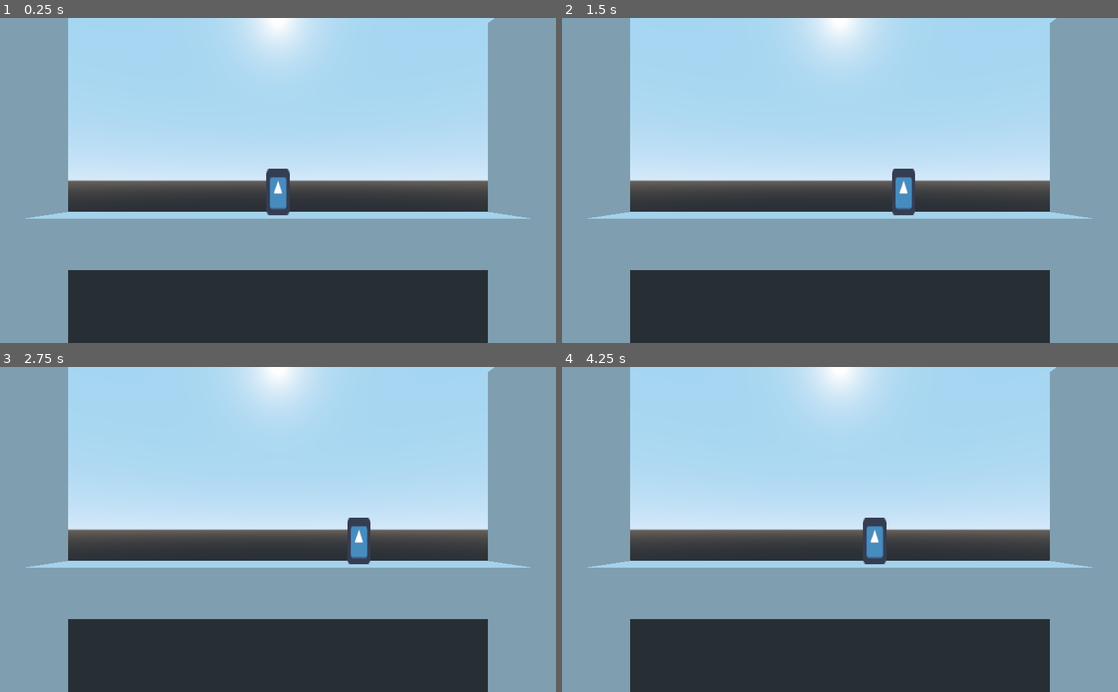
Above: before the commit, frames 1-4 (two rows, left to right).
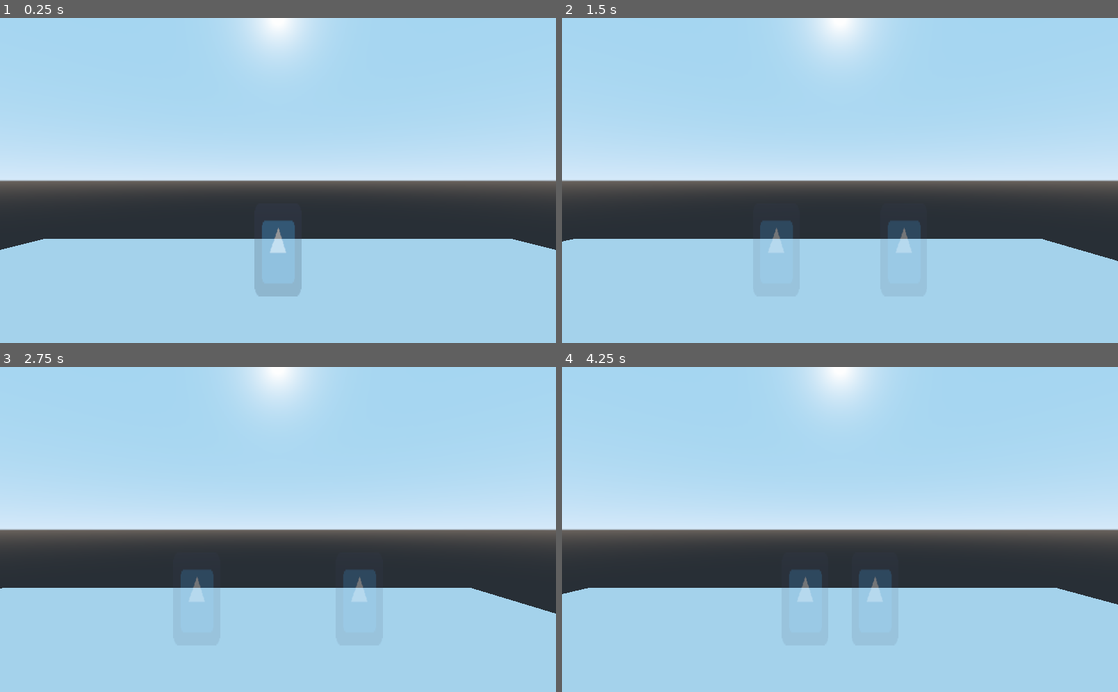
Above: after the commit, the same moments.

Repository: ArtlessAvian/fgdc-at-icu
Game: Godot game, scene res://Stages/Stage.tscn
The game is run twice, just before and just after one commit, with the same random seed, the same clock (stepped at 60 frames per second) and the same inputs. The engine's default icon, where the game draws it, is replaced by a stand-in: a white triangle on a blue panel in a dark square.
Inputs:
- Up to frame 1 (0.25 s): no input
- Up to frame 2 (1.5 s): tap Enter at 0.5 s; hold Right (ui_right) 0.53-1.28 s; hold Left (ui_left) from 1.28 s (still down)
- Up to frame 3 (2.75 s): release Left (ui_left) at 2.03 s; hold Right (ui_right) from 2.03 s (still down)
- Up to frame 4 (4.25 s): release Right (ui_right) at 2.78 s; hold Up (ui_up) 2.78-3.53 s; hold Left (ui_left) from 3.53 s (still down)

The runs differ from the first frame. In frame 1, 55% of the frame differs, in the area x 0-100%, y 0-100%; in frame 2, 55%; in frame 3, 55%; in frame 4, 55%.

Commit message:
camera

Diff:
--- a/Stages/Fighter.gd
+++ b/Stages/Fighter.gd
@@ -2,6 +2,8 @@
 
 const x_bound = 10; # |x| can't go > x_bound
 const y_bound = 0; # y can't go < 0
+
+export var is_p2 = false
 
 var vel : Vector2 = Vector2()
 var grounded : bool = true
@@ -14,6 +16,9 @@
 	move(delta)
 
 func get_input():
+	if is_p2:
+		return
+
 	if grounded:
 		vel.x = 0;
 		if Input.is_action_pressed("ui_left"):
@@ -36,3 +41,5 @@
 
 	if self.translation.x > x_bound - $Collision.scale.x/2:
 		self.translation.x = x_bound - $Collision.scale.x/2
+	if -self.translation.x > x_bound - $Collision.scale.x/2:
+		self.translation.x = -(x_bound - $Collision.scale.x/2)
--- a/Stages/Stage.tscn
+++ b/Stages/Stage.tscn
@@ -9,11 +9,14 @@
 [node name="Stage" type="Spatial"]
 
 [node name="Camera" type="Camera" parent="."]
-transform = Transform( 1, 0, 0, 0, 1, 0, 0, 0, 1, 0, 1.5, 10.0529 )
+process_priority = 1
+transform = Transform( 1, 0, 0, 0, 1, 0, 0, 0, 1, 0, 1.5, 5 )
 script = ExtResource( 3 )
+path_one = NodePath("../Fighter")
+path_two = NodePath("../Fighter2")
 
 [node name="Floor" type="MeshInstance" parent="."]
-transform = Transform( 10, 0, 0, 0, 1, 0, 0, 0, 1, 0, -1, 0 )
+transform = Transform( 10, 0, 0, 0, 1, 0, 0, 0, 5, 0, -1, 0 )
 mesh = SubResource( 1 )
 skeleton = NodePath("../Camera")
 material/0 = null
@@ -37,8 +40,24 @@
 
 [node name="Collision" type="Sprite3D" parent="Fighter"]
 offset = Vector2( 0, 32 )
+modulate = Color( 1, 1, 1, 0.156863 )
 pixel_size = 0.0157
 texture = ExtResource( 1 )
 __meta__ = {
 "_editor_description_": ""
 }
+
+[node name="Fighter2" type="Sprite3D" parent="."]
+transform = Transform( 1, 0, 0, 0, 2, 0, 0, 0, 1, 0, 0, 0 )
+offset = Vector2( 0, 32 )
+script = ExtResource( 2 )
+is_p2 = true
+
+[node name="Collision" type="Sprite3D" parent="Fighter2"]
+offset = Vector2( 0, 32 )
+modulate = Color( 1, 1, 1, 0.156863 )
+pixel_size = 0.0157
+texture = ExtResource( 1 )
+__meta__ = {
+"_editor_description_": ""
+}
--- a/Stages/StageCamera.gd
+++ b/Stages/StageCamera.gd
@@ -1,10 +1,24 @@
 extends Camera
 
-export var fighter_one : NodePath = "";
+export var path_one : NodePath = "";
+export var path_two : NodePath = "";
 
 # Called when the node enters the scene tree for the first time.
 func _ready():
 	pass # Replace with function body.
 
-func _process(delta):
-	pass
+func _physics_process(delta):
+	var fighter_one = get_node(path_one)
+	var fighter_two = get_node(path_two)
+
+	# average x
+	self.translation.x = fighter_one.translation.x
+	self.translation.x += fighter_two.translation.x
+	self.translation.x /= 2
+
+	# max y
+	self.translation.y = max(fighter_one.translation.y, fighter_two.translation.y)
+
+	# clamp
+	self.translation.x = clamp(self.translation.x, -6, 6)
+	self.translation.y = max(2.5, self.translation.y)
